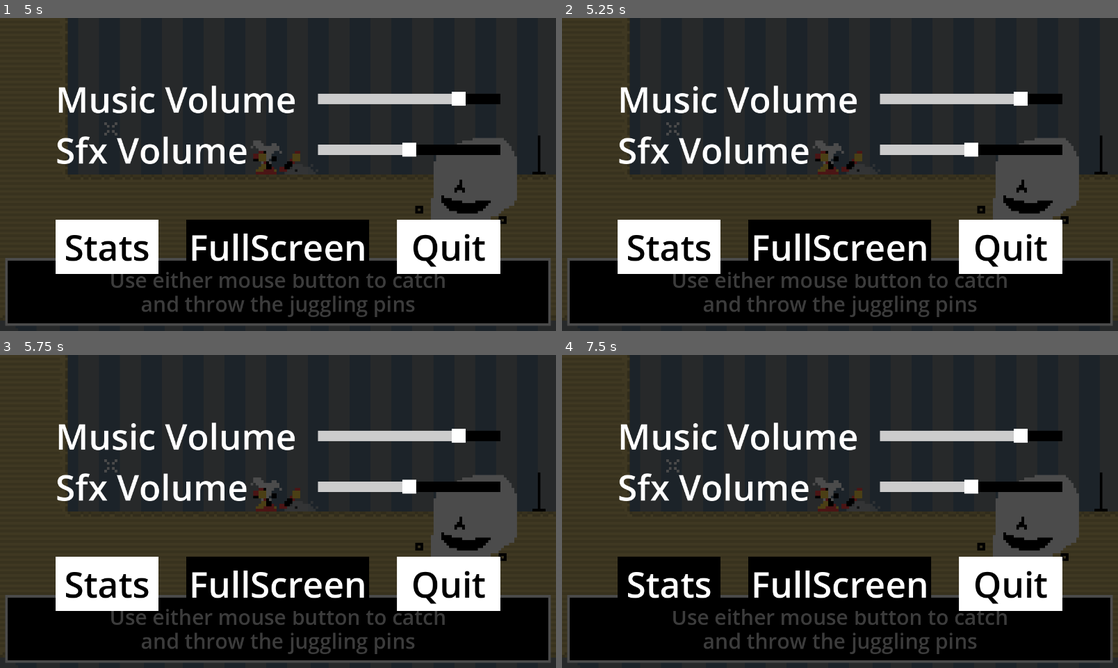
Above: before the commit, frames 1-4 (two rows, left to right).
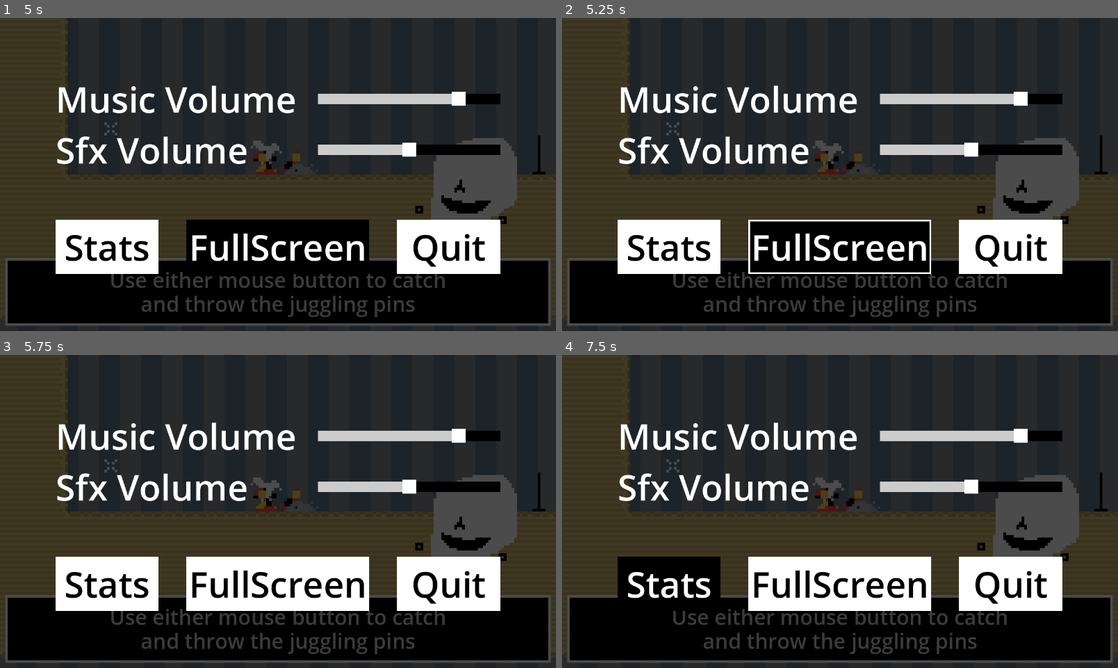
Above: after the commit, the same moments.

Repository: tm-nielsen/Juggle-Goblin
Game: Godot game, scene res://scenes/game_ui_wrapper.tscn
The game is run twice, just before and just after one commit, with the same random seed, the same clock (stepped at 60 frames per second) and the same inputs.
Inputs (mouse positions are in pixels of both pictures, inside the frame that each line leads up to):
- Up to frame 1 (5 s): tap Enter (select, bound only after the commit) at 0.5, 0.6, 1.55, 2.3, 2.85, 3.6, 4.55 s; move the mouse to (400, 158) at 0.52 s; hold D (right) 0.53-2.03 s; tap W (jump) at 0.77, 1.07, 1.52, 1.82, 3.02, 3.32, 3.77, 4.07, 4.52, 4.82 s; move the mouse to (166, 190) at 1.27 s; tap Space (dash) at 1.35, 4.35 s; move the mouse to (333, 105) at 2.02 s; press the mouse at (333, 105) at 2.03 s; hold A (left) 2.03-2.78 s; move the mouse to (250, 237) at 2.77 s; release the mouse at (250, 237) at 2.78 s; hold D (right) 2.78-4.28 s; move the mouse to (444, 221) at 3.52 s; tap F11 (fullscreen) at 4.15 s; move the mouse to (111, 127) at 4.27 s; hold A (left) from 4.28 s (still down); tap Escape (pause) at 4.9 s
- Up to frame 2 (5.25 s): move the mouse to (867, 174) at 5.02 s; release A (left) at 5.03 s; press the mouse at (867, 174) at 5.03 s; hold D (right) from 5.03 s (still down)
- Up to frame 3 (5.75 s): keep holding D (right); tap Enter (select, bound only after the commit) at 5.3 s
- Up to frame 4 (7.5 s): release D (right) at 5.75 s; release the mouse at (867, 511) at 5.75 s; click "Stats" at 5.75 s; click "FullScreen" at 6.5 s; click "x" at 7.25 s

Frame 1 is identical in both runs. In frame 2, 0.6% of the frame differs, in the area x 33-67%, y 64-82%; in frame 3, 5.7%; in frame 4, 5.7%.

Commit message:
Add clamp on gamepad aim and add UI controls
Additions
- Clamped the gamepad aim to the viewport
- Partially added UI
Known Issues
- Can't press any of the buttons with controller
- They don't highlight when focused

Diff:
--- a/project.godot
+++ b/project.godot
@@ -60,6 +60,26 @@
 , Object(InputEventJoypadMotion,"resource_local_to_scene":false,"resource_name":"","device":-1,"axis":0,"axis_value":1.0,"script":null)
 ]
 }
+up={
+"deadzone": 0.5,
+"events": [Object(InputEventKey,"resource_local_to_scene":false,"resource_name":"","device":-1,"window_id":0,"alt_pressed":false,"shift_pressed":false,"ctrl_pressed":false,"meta_pressed":false,"pressed":false,"keycode":0,"physical_keycode":87,"key_label":0,"unicode":119,"echo":false,"script":null)
+, Object(InputEventJoypadButton,"resource_local_to_scene":false,"resource_name":"","device":-1,"button_index":11,"pressure":0.0,"pressed":true,"script":null)
+, Object(InputEventJoypadMotion,"resource_local_to_scene":false,"resource_name":"","device":-1,"axis":1,"axis_value":-1.0,"script":null)
+]
+}
+down={
+"deadzone": 0.5,
+"events": [Object(InputEventKey,"resource_local_to_scene":false,"resource_name":"","device":-1,"window_id":0,"alt_pressed":false,"shift_pressed":false,"ctrl_pressed":false,"meta_pressed":false,"pressed":false,"keycode":0,"physical_keycode":83,"key_label":0,"unicode":115,"echo":false,"script":null)
+, Object(InputEventJoypadButton,"resource_local_to_scene":false,"resource_name":"","device":-1,"button_index":12,"pressure":0.0,"pressed":true,"script":null)
+, Object(InputEventJoypadMotion,"resource_local_to_scene":false,"resource_name":"","device":-1,"axis":1,"axis_value":1.0,"script":null)
+]
+}
+select={
+"deadzone": 0.5,
+"events": [Object(InputEventKey,"resource_local_to_scene":false,"resource_name":"","device":-1,"window_id":0,"alt_pressed":false,"shift_pressed":false,"ctrl_pressed":false,"meta_pressed":false,"pressed":false,"keycode":0,"physical_keycode":4194309,"key_label":0,"unicode":0,"echo":false,"script":null)
+, Object(InputEventJoypadButton,"resource_local_to_scene":false,"resource_name":"","device":-1,"button_index":0,"pressure":0.0,"pressed":true,"script":null)
+]
+}
 pause={
 "deadzone": 0.5,
 "events": [Object(InputEventKey,"resource_local_to_scene":false,"resource_name":"","device":-1,"window_id":0,"alt_press …(182 unchanged characters)…
--- a/scenes/game_ui_wrapper.tscn
+++ b/scenes/game_ui_wrapper.tscn
@@ -162,7 +162,7 @@
 taunt_manager = NodePath("../TauntManager")
 tutorial_text = NodePath("../TauntManager/DialogueBox/TutorialText")
 
-[node name="PauseMenu" type="Control" parent="." node_paths=PackedStringArray("music_slider", "sfx_slider", "fullscreen_button", "quit_button")]
+[node name="PauseMenu" type="Control" parent="." node_paths=PackedStringArray("music_slider", "sfx_slider", "fullscreen_button", "quit_button", "stats_button", "slider_timer")]
 process_mode = 3
 layout_mode = 1
 anchors_preset = 15
@@ -176,6 +176,9 @@
 sfx_slider = NodePath("VBox/SfxVolume/Slider")
 fullscreen_button = NodePath("VBox/Buttons/FullscreenButton")
 quit_button = NodePath("VBox/Buttons/QuitButton")
+stats_button = NodePath("VBox/Buttons/StatsButton")
+slider_amount = 0.05
+slider_timer = NodePath("SliderTimer")
 
 [node name="ColorRect" type="ColorRect" parent="PauseMenu"]
 layout_mode = 1
@@ -264,6 +267,10 @@
 theme_override_font_sizes/font_size = 82
 text = "Quit"
 
+[node name="SliderTimer" type="Timer" parent="PauseMenu"]
+wait_time = 0.03
+one_shot = true
+
 [node name="StatsDisplay" parent="." instance=ExtResource("9_icf2a")]
 visible = false
 layout_mode = 1
--- a/scripts/pause_menu.gd
+++ b/scripts/pause_menu.gd
@@ -5,6 +5,9 @@
 @export var sfx_slider: Slider
 @export var fullscreen_button: Button
 @export var quit_button: Button
+@export var stats_button: Button
+@export var slider_amount: float
+@export var slider_timer: Timer
 
 var music_bus_index: int
 var sfx_bus_index: int
@@ -24,6 +27,8 @@
 
 
 func _process(_delta):
+	_kb_gamepad_control()
+
 	if Input.is_action_just_pressed("fullscreen"):
 		fullscreen_button.button_pressed = !fullscreen_button.button_pressed
 		_toggle_fullscreen(fullscreen_button.button_pressed)
@@ -31,6 +36,48 @@
 	if Input.is_action_just_pressed("pause"):
 		_toggle_pause()
 
+
+func _kb_gamepad_control():
+	if (Input.is_action_just_pressed("up") || Input.is_action_just_pressed("down") ||
+	Input.is_action_just_pressed("right") || Input.is_action_just_pressed("left")):
+		if !ui_focus():
+			fullscreen_button.grab_focus()
+
+
+	if music_slider.has_focus():
+		slider_adjust(music_slider)
+
+	if sfx_slider.has_focus():
+		slider_adjust(sfx_slider)
+
+	# All of these don't highlight for some reason
+	#if fullscreen_button.has_focus():
+		#press_button(fullscreen_button)
+		#
+	#if stats_button.has_focus():
+		#press_button(stats_button)
+		#
+	#if quit_button.has_focus():
+		#press_button(quit_button)
+
+#func press_button(button):
+	#if Input.is_action_just_pressed("select"):
+		# have no idea how to use the button and press it
+
+func slider_adjust(slider):
+	if slider_timer.is_stopped():
+		slider_timer.start()
+		if Input.is_action_pressed("left"):
+			slider.value -= slider_amount
+		elif Input.is_action_pressed("right"):
+			slider.value += slider_amount
+
+func ui_focus():
+	var ui_elements = [music_slider, sfx_slider, fullscreen_button, quit_button]
+	for ui_element in ui_elements:
+		if ui_element.has_focus():
+			return true
+	return false
 
 func _toggle_pause():
 	get_tree().paused = !get_tree().paused
--- a/scripts/player_controller.gd
+++ b/scripts/player_controller.gd
@@ -21,9 +21,9 @@
 var jump_velocity : float
 var last_direction : int
 
-
 # Get the gravity from the project settings to be synced with RigidBody nodes.
 var gravity = ProjectSettings.get_setting("physics/2d/default_gravity")
+
 
 func _process(delta):
 	var input_vector = Vector2.ZERO
